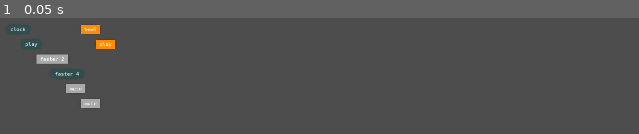
Above: before the commit, frame 1.
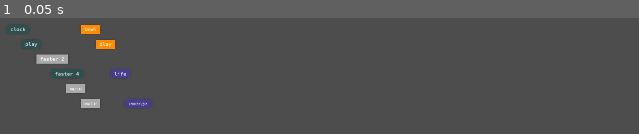
Above: after the commit, the same moment.

Repository: cappelnord/life-codes-interaction
Game: Godot game, scene res://interaction_test_bench.tscn
The game is run twice, just before and just after one commit, with the same random seed, the same clock (stepped at 60 frames per second) and the same inputs.
Inputs:
- Up to frame 1 (0.05 s): no input

The runs differ from the first frame. In frame 1, 0.5% of the frame differs, in the area x 17-24%, y 43-78%.

Commit message:
added life and emerge block

Diff:
--- a/interaction/scripts/code_block/code_block_loader.gd
+++ b/interaction/scripts/code_block/code_block_loader.gd
@@ -6,10 +6,13 @@
 	# initialize loader and get ready to feed the CodeBlockManager
 
 func load(manager: CodeBlockManager):
+
+	# TODO: rethink how families are structured
+
 	var universal_family = manager.add_family(CodeBlockFamily.new(
 		&"universal",
 		Color.DARK_GRAY,
-		[&"*"]
+		[&"clock", &"bowl"]
 	))
 
 	var clock_family = manager.add_family(CodeBlockFamily.new(
@@ -22,6 +25,12 @@
 		&"bowl",
 		Color.DARK_ORANGE,
 		[&"bowl"]
+	))
+
+	var life_family = manager.add_family(CodeBlockFamily.new(
+		&"life",
+		Color.DARK_SLATE_BLUE,
+		[&"life"]
 	))
 
 	var clock_spec = manager.add_spec(CodeBlockSpec.new(
@@ -74,6 +83,22 @@
 		[]
 	))
 
+	var life_spec = manager.add_spec(CodeBlockSpec.new(
+		&"life",
+		"life",
+		CodeBlock.Type.SUBJECT,
+		life_family,
+		[]
+	))
+
+	var emerge_spec = manager.add_spec(CodeBlockSpec.new(
+		&"emerge",
+		"emerge",
+		CodeBlock.Type.ACTION,
+		life_family,
+		[]
+	))
+
 	manager.add_slot(CodeBlockSlot.new(
 		clock_spec,
 		Vector2(100, 100)
@@ -116,3 +141,13 @@
 		mute_spec,
 		Vector2(600, 600)
 	))
+
+	manager.add_slot(CodeBlockSlot.new(
+		life_spec,
+		Vector2(800, 400)
+	))
+
+	manager.add_slot(CodeBlockSlot.new(
+		emerge_spec,
+		Vector2(900, 600)
+	))
